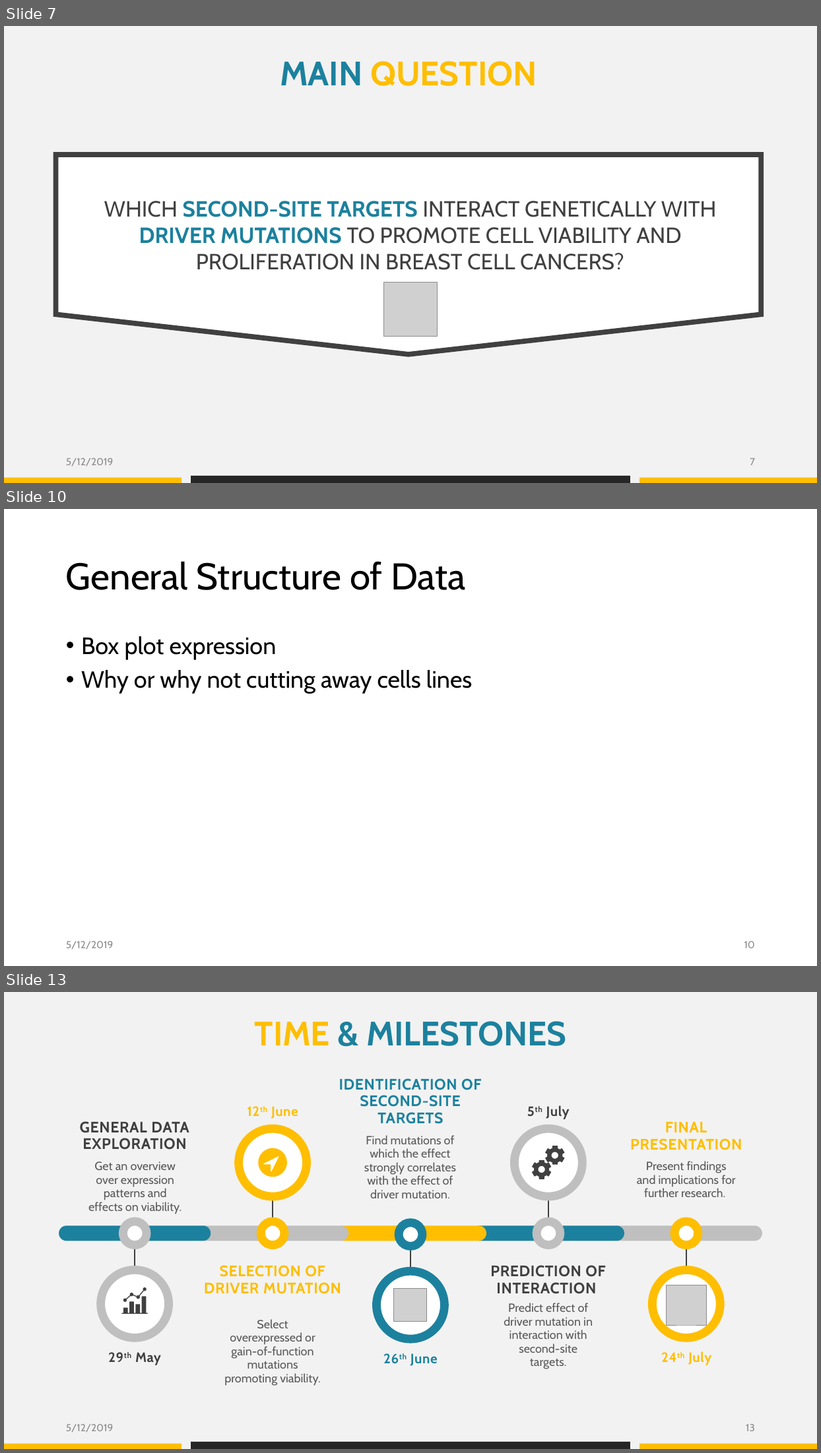
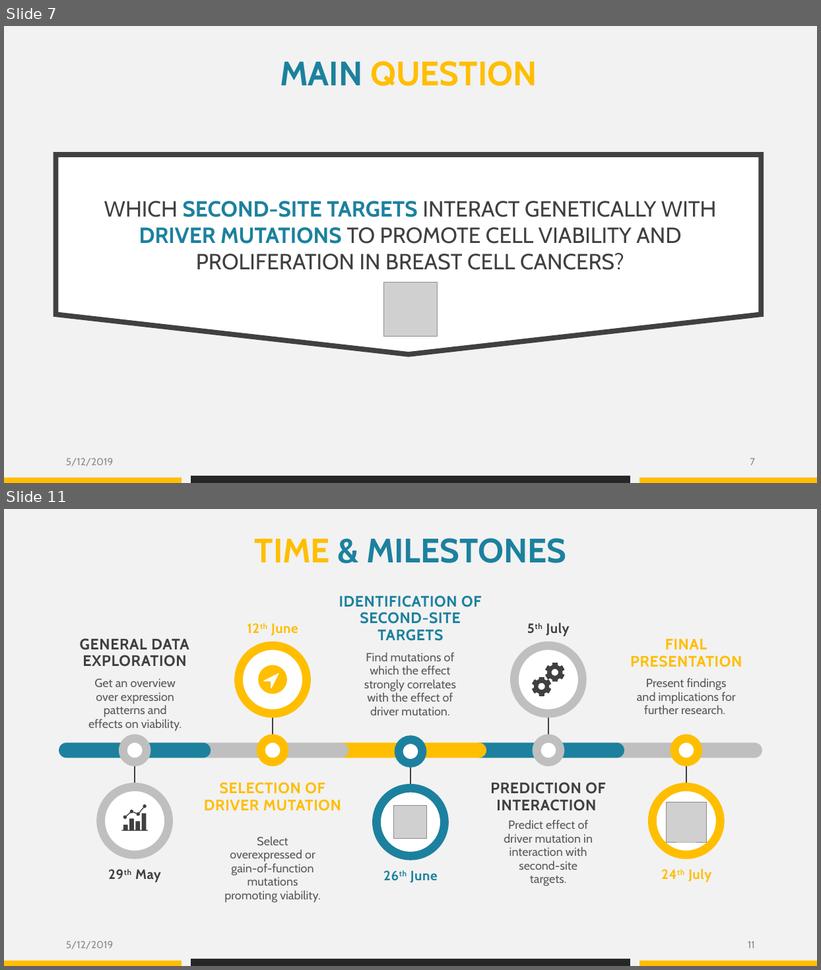
Before and after one commit to datascience-mobi/group-04-project-1-4, a slide deck: Project proposal_presentation_V1.pptx. Shown one above the other, each under a label of ours: slides 7, 10 and 13 before the commit, slides 7 and 11 after it; the slides between them are not shown. The pictures are 821x1453 and 821x970 pixels, drawn with LibreOffice and Linux fonts; fonts in the diff are those of the drawing; grey boxes stand for pictures. Boxes give left, top, right and bottom in pixels: in the first picture for what was removed or moved away, otherwise in the second. Text is boxed around its words. In the diff, an @@ line names an element or a change of style, - is before the commit and + after.

```diff
--- a/Project proposal_presentation_V1.pptx
+++ b/Project proposal_presentation_V1.pptx
@@ slide 10 removed at [4,509,817,966], background #FFFFFF @@
@@ title removed at [66,561,465,590] @@
-General Structure of Data
@@ text removed at [81,636,472,694] @@
-• Box plot expression
-• Why or why not cutting away cells lines
@@ text removed at [66,941,113,949] @@
-5/12/2019
@@ page number removed at [745,941,755,949] @@
-10
@@ what was slide 13 is now slide 11 @@
@@ page number at [748,941,755,949]: text changed @@
-13
+11
```
Also in this commit, not shown: 9 slides changed, 3 slides added, 3 other slides removed, 5 other files.
